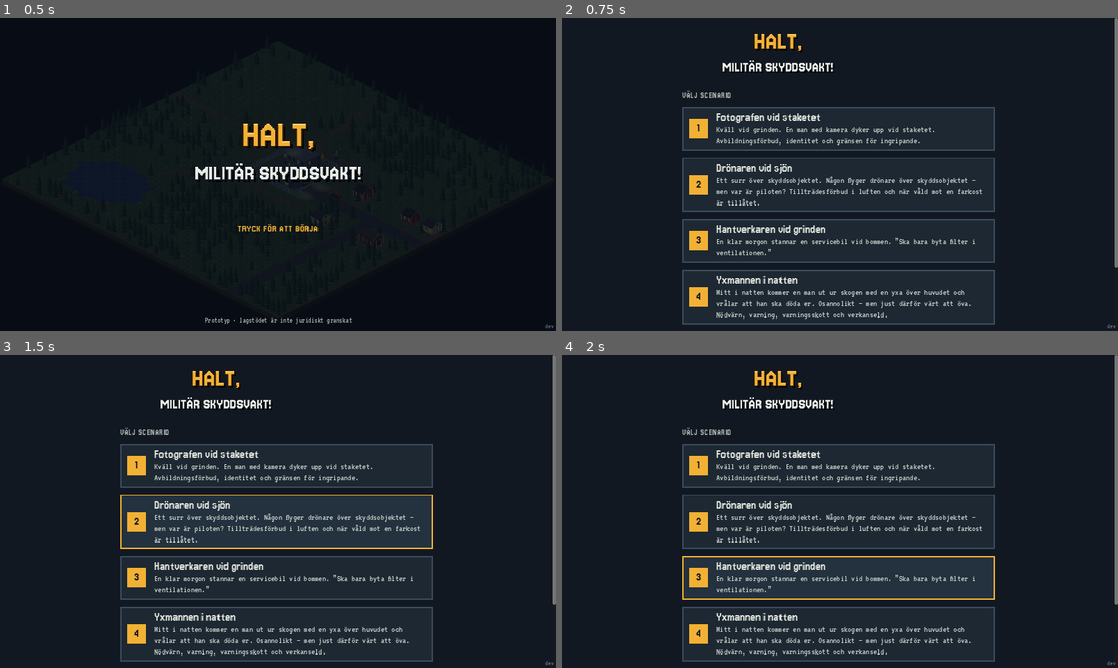
Above: before the commit, frames 1-4 (two rows, left to right).
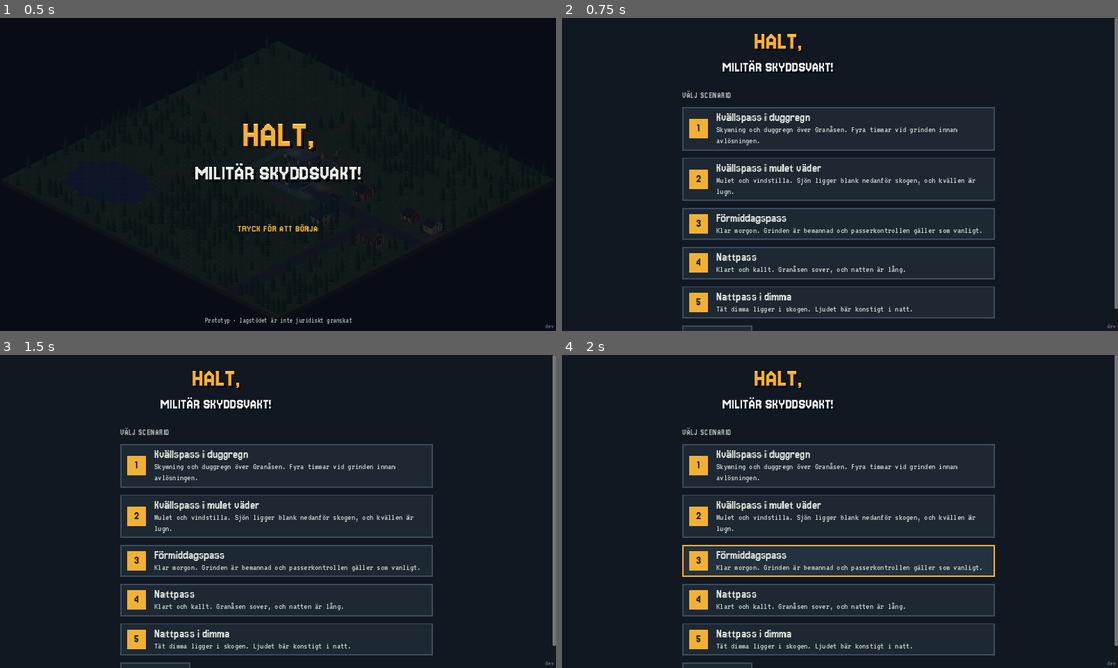
Above: after the commit, the same moments.

Repository: sulaco-hue/skyddsvakt
Game: Godot game, scene res://scenes/main.tscn
The game is run twice, just before and just after one commit, with the same random seed, the same clock (stepped at 60 frames per second) and the same inputs.
Inputs (mouse positions are in pixels of both pictures, inside the frame that each line leads up to):
- Up to frame 1 (0.5 s): no input
- Up to frame 2 (0.75 s): tap Enter at 0.5 s; drag from (840, 174) to (895, 105) at 0.52 s
- Up to frame 3 (1.5 s): tap Space at 1.25 s; drag from (166, 527) to (250, 574) at 1.27 s
- Up to frame 4 (2 s): no input

Frame 1 is identical in both runs. In frame 2, 8.3% of the frame differs, in the area x 21-100%, y 30-100%; in frame 3, 9.6%; in frame 4, 10%.

Commit message:
Neutrala scenarionamn och ingresser som inte avslöjar händelsen; avslöjande namn först i debriefingen
Co-Authored-By: Claude Opus 5.5 <noreply@anthropic.com>
Claude-Session: https://claude.ai/code/session_01PWrrRnAUGCDbWAToA7Kxse

Diff:
--- a/data/scenarier/dronaren.json
+++ b/data/scenarier/dronaren.json
@@ -1,7 +1,8 @@
 {
   "id": "dronaren",
-  "namn": "Drönaren vid sjön",
-  "ingress": "Ett surr över skyddsobjektet. Någon flyger drönare över skyddsobjektet – men var är piloten? Tillträdesförbud i luften och när våld mot en farkost är tillåtet.",
+  "namn": "Kvällspass i mulet väder",
+  "namn_efterat": "Drönaren vid sjön",
+  "ingress": "Mulet och vindstilla. Sjön ligger blank nedanför skogen, och kvällen är lugn.",
   "objekt": "Förråd Granåsen",
   "passtid": "19:00–23:00",
   "starttid": "19:12",
--- a/data/scenarier/fotografen.json
+++ b/data/scenarier/fotografen.json
@@ -1,6 +1,7 @@
 {
   "id": "fotografen",
-  "namn": "Fotografen vid staketet",
+  "namn": "Kvällspass i duggregn",
+  "namn_efterat": "Fotografen vid staketet",
   "objekt": "Förråd Granåsen",
   "passtid": "18:00–22:00",
   "starttid": "18:36",
@@ -367,7 +368,7 @@
     "kontakt": "kontakt tagen med personen som fotograferade objektet vid sektor NO",
     "lamnat": "personen som fotograferade objektet lämnade platsen innan kontakt, röd personbil norrut på skogsstigen"
   },
-  "ingress": "Kväll vid grinden. En man med kamera dyker upp vid staketet. Avbildningsförbud, identitet och gränsen för ingripande.",
+  "ingress": "Skymning och duggregn över Granåsen. Fyra timmar vid grinden innan avlösningen.",
   "slutkrav": [
     {
       "handling": "rapportera_vaktchef",
--- a/data/scenarier/hantverkaren.json
+++ b/data/scenarier/hantverkaren.json
@@ -1,7 +1,8 @@
 {
   "id": "hantverkaren",
-  "namn": "Hantverkaren vid grinden",
-  "ingress": "En klar morgon stannar en servicebil vid bommen. ”Ska bara byta filter i ventilationen.”",
+  "namn": "Förmiddagspass",
+  "namn_efterat": "Hantverkaren vid grinden",
+  "ingress": "Klar morgon. Grinden är bemannad och passerkontrollen gäller som vanligt.",
   "objekt": "Förråd Granåsen",
   "passtid": "07:00–11:00",
   "starttid": "08:10",
--- a/data/scenarier/yxmannen.json
+++ b/data/scenarier/yxmannen.json
@@ -1,7 +1,8 @@
 {
   "id": "yxmannen",
-  "namn": "Yxmannen i natten",
-  "ingress": "Mitt i natten kommer en man ut ur skogen med en yxa över huvudet och vrålar att han ska döda er. Osannolikt – men just därför värt att öva. Nödvärn, varning, varningsskott och verkanseld.",
+  "namn": "Nattpass",
+  "namn_efterat": "Yxmannen i natten",
+  "ingress": "Klart och kallt. Granåsen sover, och natten är lång.",
   "objekt": "Förråd Granåsen",
   "passtid": "01:00–05:00",
   "starttid": "02:14",
--- a/data/scenarier/zombies.json
+++ b/data/scenarier/zombies.json
@@ -1,7 +1,8 @@
 {
   "id": "zombies",
-  "namn": "Zombieapokalypsen",
-  "ingress": "Ett skämtscenario. Något är mycket fel i skogen runt Granåsen – men reglerna för varning och verkanseld gäller fortfarande. Eller?",
+  "namn": "Nattpass i dimma",
+  "namn_efterat": "Zombieapokalypsen",
+  "ingress": "Tät dimma ligger i skogen. Ljudet bär konstigt i natt.",
   "objekt": "Förråd Granåsen",
   "passtid": "01:00–05:00",
   "starttid": "03:13",
--- a/scripts/core/spel.gd
+++ b/scripts/core/spel.gd
@@ -330,7 +330,7 @@
 	var tid := Time.get_datetime_string_from_system().replace(":", "-")
 	var sokvag := "user://debriefing_%s_%s.json" % [scenario.get("id", "scenario"), tid]
 	var innehall := JSON.stringify({
-		"scenario": scenario.get("namn", ""),
+		"scenario": scenario.get("namn_efterat", scenario.get("namn", "")),
 		"objekt": scenario.get("objekt", ""),
 		"sparad": Time.get_datetime_string_from_system(),
 		"lagstod_granskat": regelmotor.ar_granskad(),
--- a/scripts/ui/debriefing.gd
+++ b/scripts/ui/debriefing.gd
@@ -49,7 +49,8 @@
 		topp.add_child(UiKit.titel("GAME OVER", 22 if k else 26, UiKit.ROSA))
 	topp.add_child(UiKit.titel("Debriefing · " + str(scenario.get("pass", "")), 22 if k else 26))
 	if not k:
-		var under := UiKit.etikett(str(scenario.get("namn", "")), 22, UiKit.DAMPAD)
+		# Efteråt får scenariot sitt avslöjande namn (i listan är det neutralt).
+		var under := UiKit.etikett(str(scenario.get("namn_efterat", scenario.get("namn", ""))), 22, UiKit.DAMPAD)
 		under.vertical_alignment = VERTICAL_ALIGNMENT_CENTER
 		under.size_flags_vertical = Control.SIZE_SHRINK_CENTER
 		topp.add_child(under)
